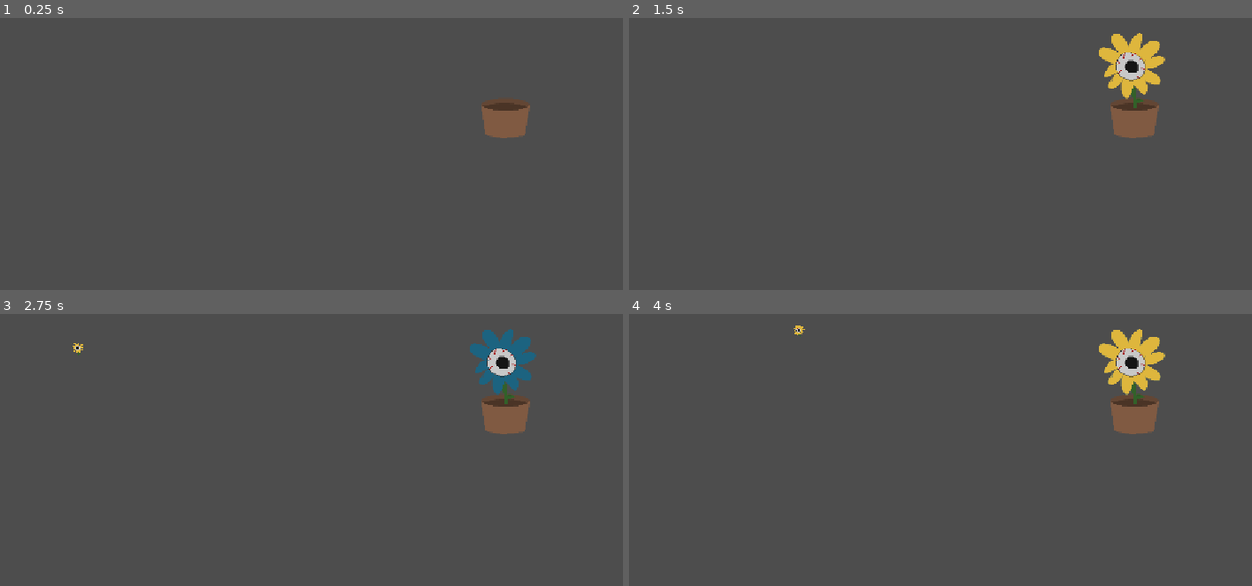
Above: before the commit, frames 1-4 (two rows, left to right).
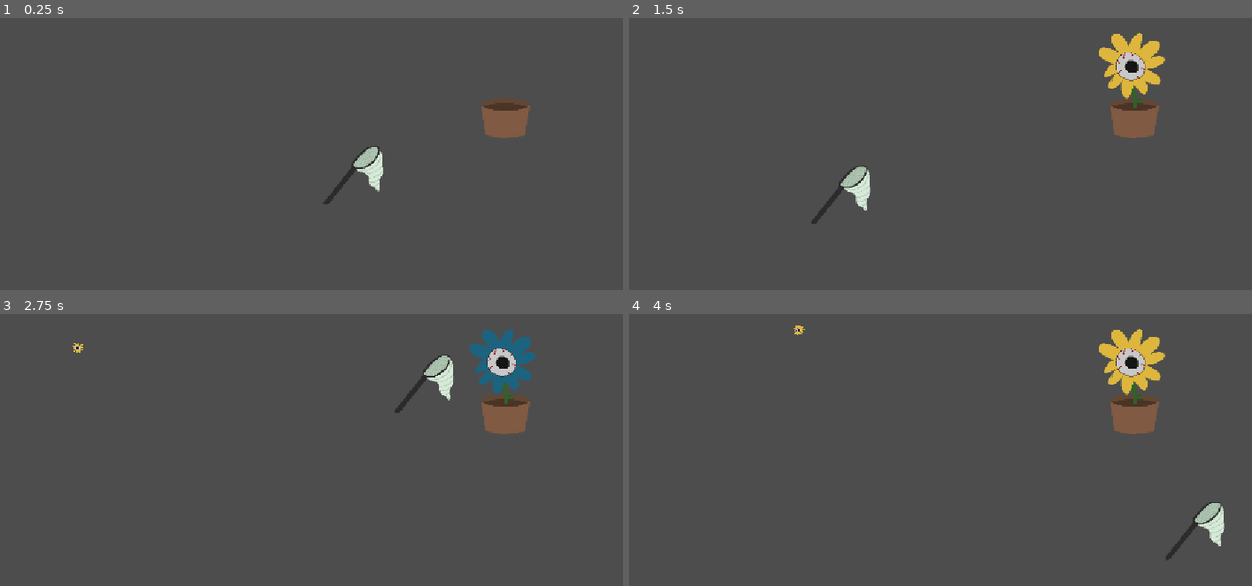
Above: after the commit, the same moments.

Repository: Hbox2000/SaturdayCheese-GameJam
Game: Godot game, scene res://Scenes/game.tscn
The game is run twice, just before and just after one commit, with the same random seed, the same clock (stepped at 60 frames per second) and the same inputs.
Inputs (mouse positions are in pixels of both pictures, inside the frame that each line leads up to):
- Up to frame 1 (0.25 s): no input
- Up to frame 2 (1.5 s): tap Enter at 0.5 s; move the mouse to (1139, 151) at 0.52 s; hold Right (ui_right) 0.53-1.28 s; tap Space at 1.25 s; move the mouse to (840, 189) at 1.27 s; hold Left (ui_left) from 1.28 s (still down)
- Up to frame 3 (2.75 s): move the mouse to (423, 379) at 2.02 s; release Left (ui_left) at 2.03 s; hold Right (ui_right) from 2.03 s (still down)
- Up to frame 4 (4 s): tap Enter at 2.75 s; move the mouse to (946, 545) at 2.77 s; tap Space at 3.5 s; move the mouse to (1195, 526) at 3.52 s; release Right (ui_right) at 3.53 s; hold Left (ui_left) from 3.53 s (still down)

The runs differ from the first frame. In frame 1, 0.6% of the frame differs, in the area x 51-62%, y 47-69%; in frame 2, 0.6%; in frame 3, 0.6%; in frame 4, 0.6%.

Commit message:
added net (not fully functional)

Diff:
--- a/Scenes/game.tscn
+++ b/Scenes/game.tscn
@@ -2,6 +2,7 @@
 
 [ext_resource type="PackedScene" uid="uid://7pllmm3y1gt3" path="res://Scenes/seed.tscn" id="1_ebmjs"]
 [ext_resource type="PackedScene" uid="uid://ctpvwjw5hufp7" path="res://Scenes/pot.tscn" id="2_qxrlw"]
+[ext_resource type="PackedScene" uid="uid://cir5v0ri6kidm" path="res://Scenes/net.tscn" id="3_wrm1d"]
 
 [node name="Game" type="Node2D" unique_id=173103109]
 
@@ -12,3 +13,5 @@
 
 [node name="Pot" parent="." unique_id=1865387772 instance=ExtResource("2_qxrlw")]
 position = Vector2(247, -91)
+
+[node name="Net" parent="." unique_id=371491515 instance=ExtResource("3_wrm1d")]
--- a/Scenes/net.tscn
+++ b/Scenes/net.tscn
@@ -1,5 +1,21 @@
 [gd_scene format=3 uid="uid://cir5v0ri6kidm"]
 
 [ext_resource type="PackedScene" uid="uid://dupkpwef6c11r" path="res://Scenes/tool.tscn" id="1_0ln44"]
+[ext_resource type="Texture2D" uid="uid://bdp31cp818vl6" path="res://Assets/DebugAssets/debugNet.png" id="2_ky24w"]
+
+[sub_resource type="RectangleShape2D" id="RectangleShape2D_2ui3f"]
 
 [node name="Net" unique_id=371491515 instance=ExtResource("1_0ln44")]
+
+[node name="Sprite2D" type="Sprite2D" parent="." index="0" unique_id=1787135597]
+texture = ExtResource("2_ky24w")
+
+[node name="Area2D" type="Area2D" parent="Sprite2D" index="0" unique_id=871983417]
+position = Vector2(30.215, -3.67)
+scale = Vector2(1.735, 3.605)
+
+[node name="CollisionShape2D" type="CollisionShape2D" parent="Sprite2D/Area2D" index="0" unique_id=1026956610]
+shape = SubResource("RectangleShape2D_2ui3f")
+
+[connection signal="area_entered" from="Sprite2D/Area2D" to="." method="_on_area_2d_area_entered"]
+[connection signal="body_entered" from="Sprite2D/Area2D" to="." method="_on_area_2d_body_entered"]
--- /dev/null
+++ b/Scripts/net.gd
@@ -0,0 +1,16 @@
+extends Area2D
+var seedScene = load("res://Scenes/seed.tscn")
+# var inventory : seedScene
+
+# Called when the node enters the scene tree for the first time.
+func _ready() -> void:
+	pass # Replace with function body.
+
+
+# Called every frame. 'delta' is the elapsed time since the previous frame.
+func _process(delta: float) -> void:
+	pass
+
+func Use() -> void:
+
+	pass
--- a/Scripts/seed.gd
+++ b/Scripts/seed.gd
@@ -2,14 +2,11 @@
 @onready var sprite_2d: Sprite2D = $Wind/Sprite2D
 
 var _seedTextureId : int = 0;
-# var _seedManager : # get seed manager in ready
 
 # Called when the node enters the scene tree for the first time.
 func _ready() -> void:
-	# _seedManager = GetSeedManager
-
 	sprite_2d.scale = sprite_2d.scale / 6
-	#_seedTextureId = randi_range(0, _seedManager.GetMaxSeeds)
+	_seedTextureId = randi_range(0, cropManager.maxSeedCount())
 	sprite_2d.texture = getTexture() # this will error until the seed manager is implemented
 
 
--- a/Scripts/tool.gd
+++ b/Scripts/tool.gd
@@ -1,6 +1,7 @@
 extends Node2D
 
-
+var mouse = get_local_mouse_position();
+var isOnMouse : bool = false
 # Called when the node enters the scene tree for the first time.
 func _ready() -> void:
 	pass # Replace with function body.
@@ -8,4 +9,17 @@
 
 # Called every frame. 'delta' is the elapsed time since the previous frame.
 func _process(delta: float) -> void:
+	mouse = get_local_mouse_position()
+	if mouse.distance_to(position) < 40 :
+		isOnMouse = true
+
+	if isOnMouse :
+		global_position = get_global_mouse_position()
+func _use() -> void:
 	pass
+
+func Use() -> void:
+	pass
+
+# func _on_area_2d_body_entered(body: Node2D) -> void:
+#	pass # Replace with function body.
Not shown, added: Scripts/net.gd.uid
